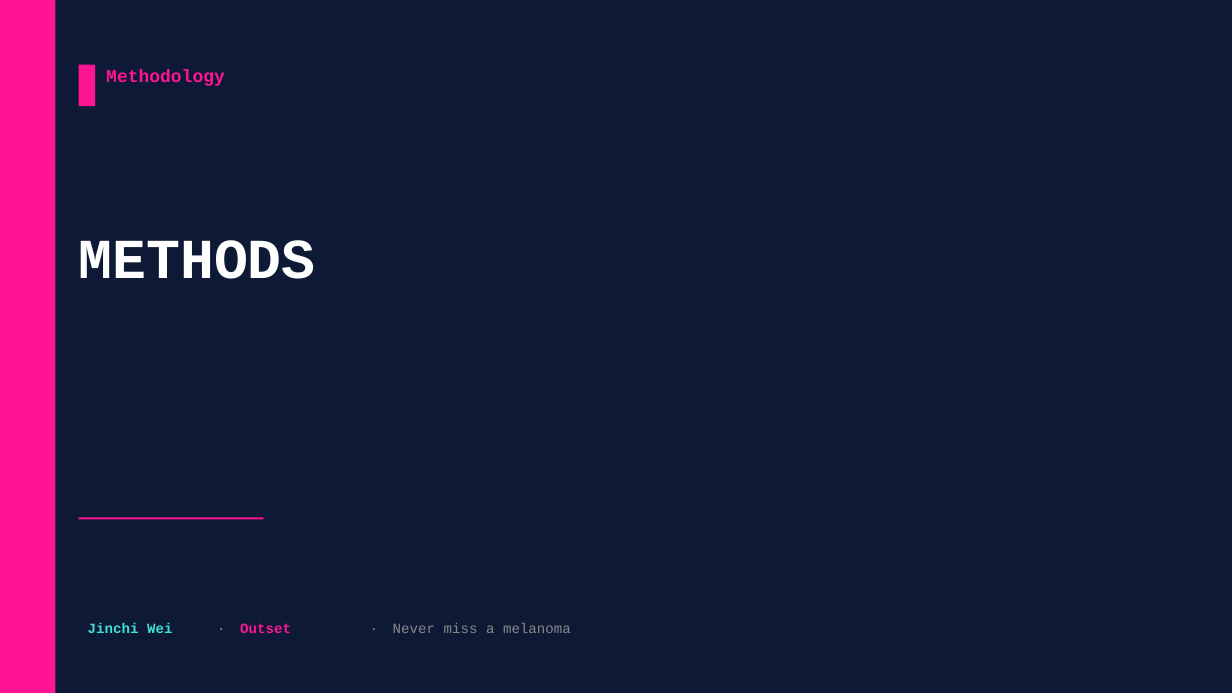
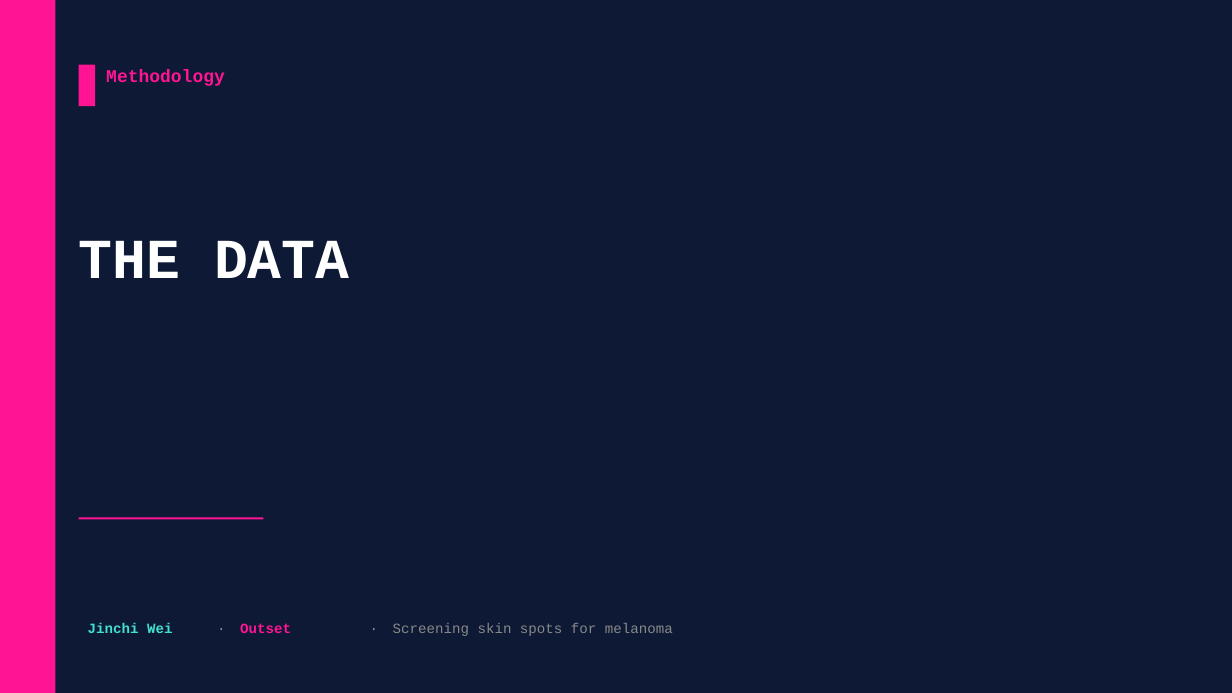
Before and after one commit to jinchiwei/outset-ai-healthcare, a slide deck: slide 6 of solutions/g2_skin_screening/slides/g2_skin_screening.pptx. Drawn at 1232x693 pixels with LibreOffice and Linux fonts; fonts in the diff are those of the drawing. Boxes give left, top, right and bottom in pixels: in the first picture for what was removed or moved away, otherwise in the second. Text is boxed around its words. In the diff, an @@ line names an element or a change of style, - is before the commit and + after.

Commit message:
G2 v2: HAM10000 + CAFormer working melanoma screen (AUC 0.885, recall 74->90%); 5-part rubric deck, clinical intro figs, Outset logo, bespoke varied layouts

```diff
--- a/solutions/g2_skin_screening/slides/g2_skin_screening.pptx
+++ b/solutions/g2_skin_screening/slides/g2_skin_screening.pptx
@@ text at [79,240,350,278]: text changed @@
-METHODS
+THE DATA
@@ text at [393,623,673,636]: text changed @@
-Never miss a melanoma
+Screening skin spots for melanoma
```
Also in this commit, not shown: 5 other slides changed, 16 slides added, 11 slides removed, 50 other files.
